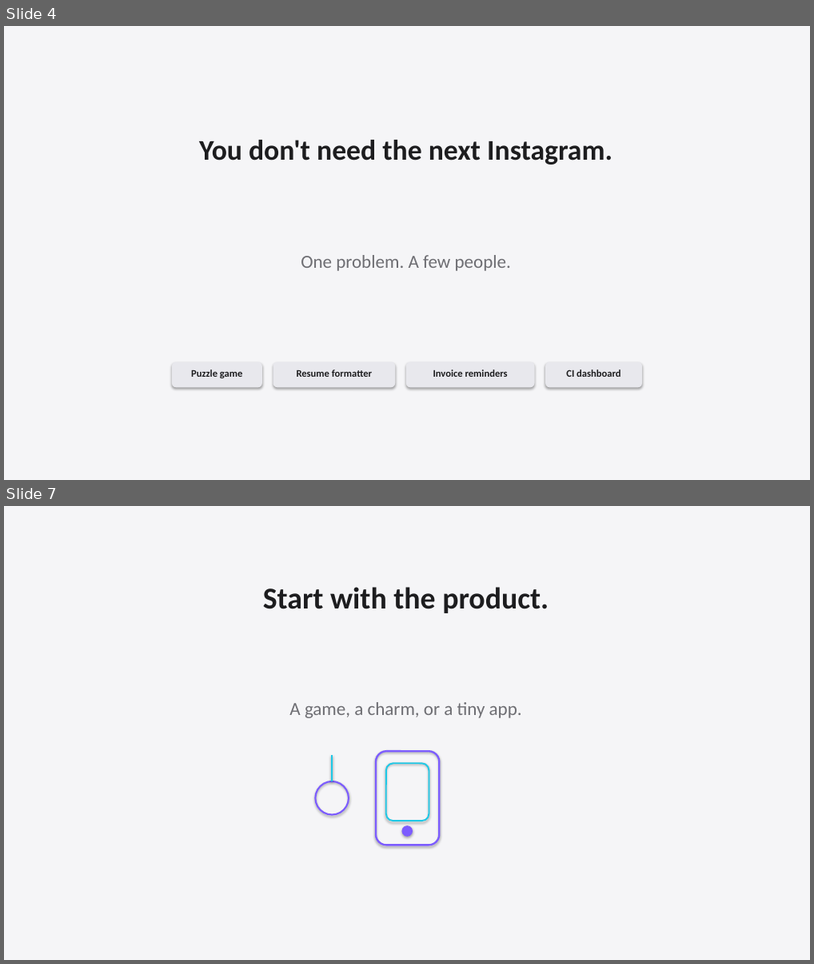
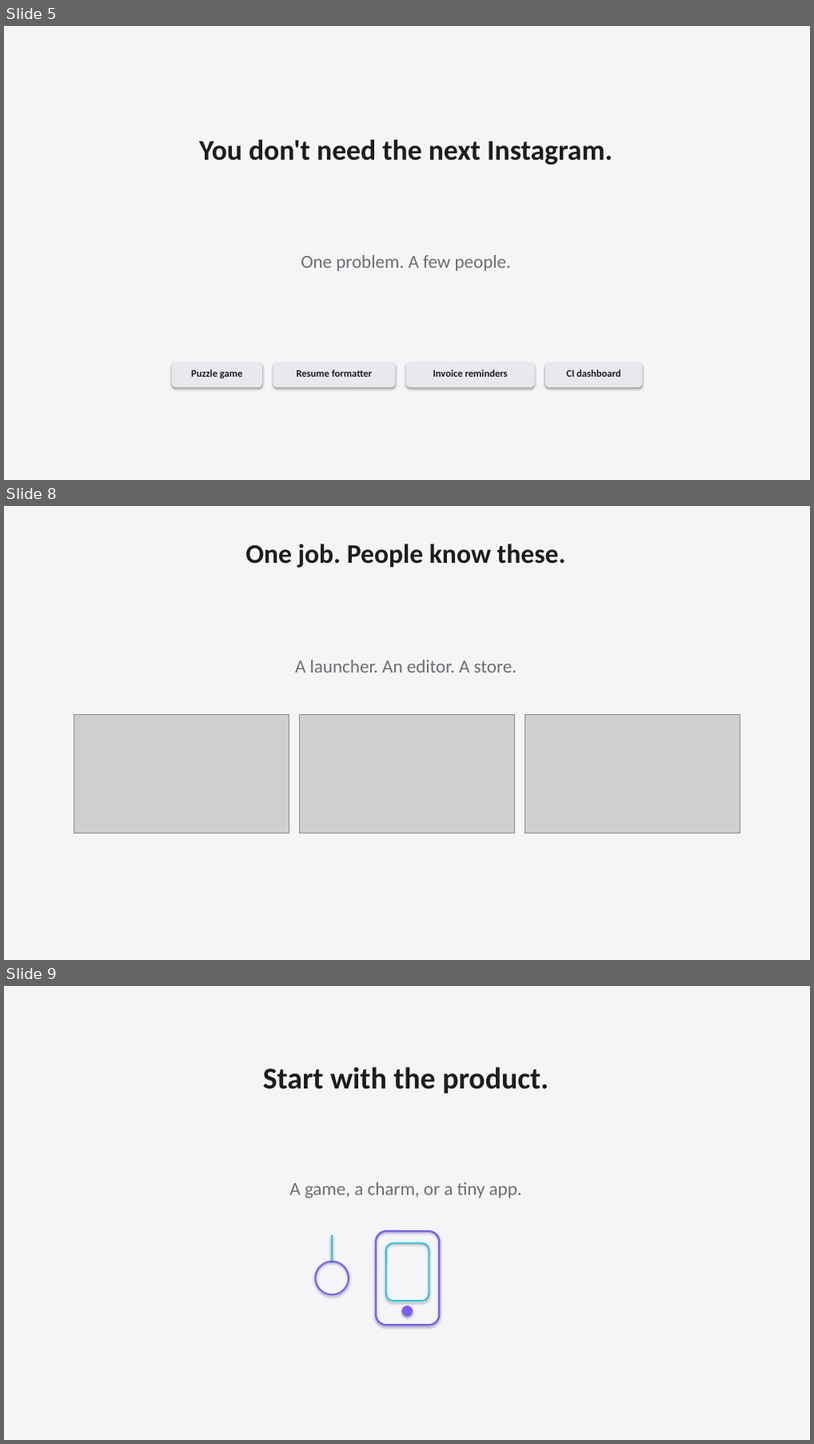
Before and after one commit to shangeethsivan/shangeethsivan.github.io, a slide deck: talks/shipaton-kug-chennai-2026/shipaton-kug-chennai-2026.pptx. Shown one above the other, each under a label of ours: slides 4 and 7 before the commit, slides 5, 8 and 9 after it; the slides between them are not shown. The pictures are 814x964 and 814x1444 pixels, drawn with LibreOffice and Linux fonts; fonts in the diff are those of the drawing; grey boxes stand for pictures. Boxes give left, top, right and bottom in pixels: in the first picture for what was removed or moved away, otherwise in the second. Text is boxed around its words. In the diff, an @@ line names an element or a change of style, - is before the commit and + after.

```diff
--- a/talks/shipaton-kug-chennai-2026/shipaton-kug-chennai-2026.pptx
+++ b/talks/shipaton-kug-chennai-2026/shipaton-kug-chennai-2026.pptx
@@ slide 8 added at (4, 506, 810, 960), background #FFFFFF @@
@@ rectangle added at (4, 506, 810, 960), fill #F5F5F7 @@
@@ text added at (246, 544, 566, 568), 32 pt, text #1D1D1F, bold @@
+One job. People know these.
@@ text added at (295, 660, 517, 672), 22 pt, text #6E6E73 @@
+A launcher. An editor. A store.
@@ picture added at (74, 715, 289, 832) @@
@@ picture added at (300, 715, 514, 832) @@
@@ picture added at (526, 715, 740, 832) @@
@@ what was slide 4 is now slide 5 @@
@@ what was slide 7 is now slide 9 @@
```
Also in this commit, not shown: 3 slides changed, 1 other slide added, 1 slide removed, 14 other files.
